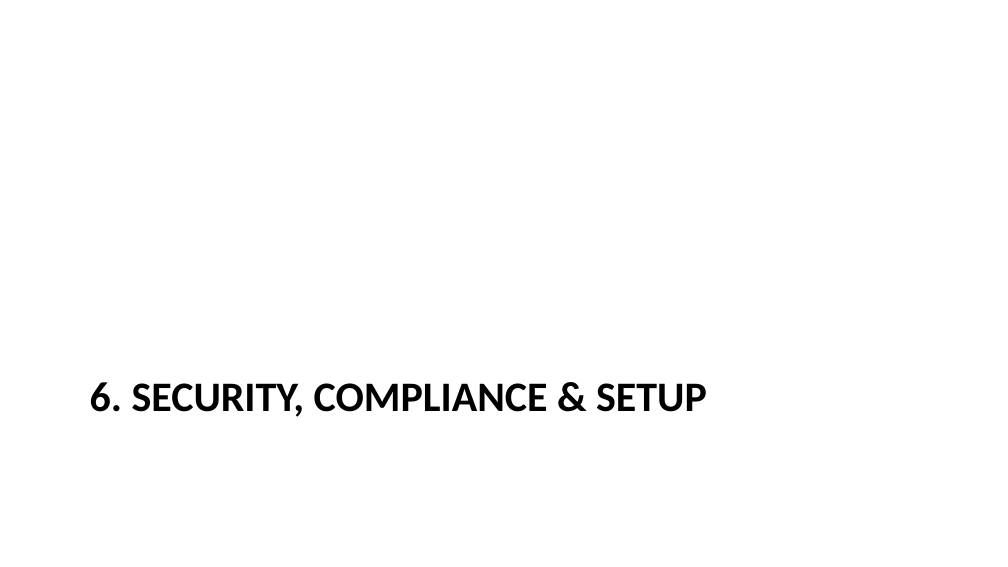
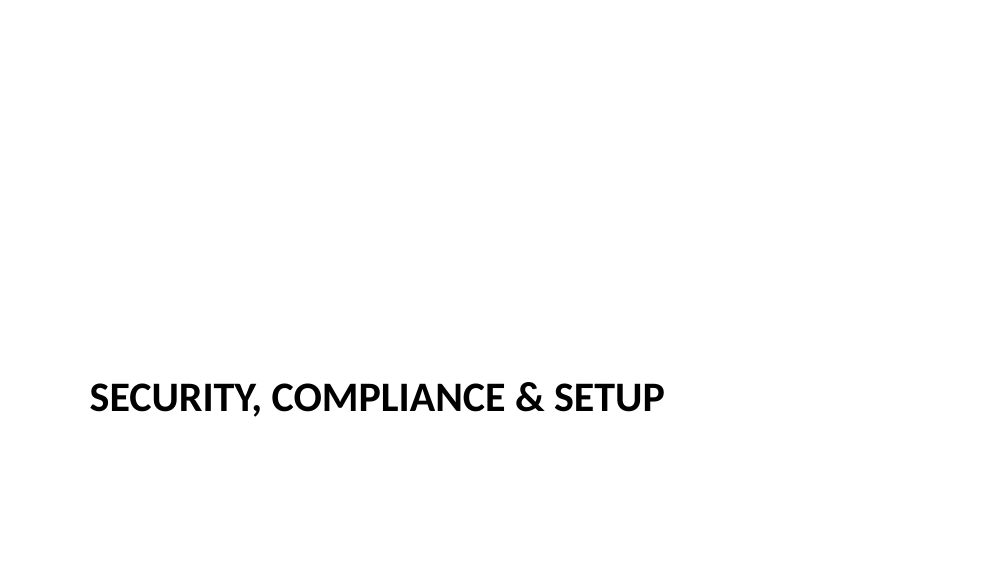
Before and after one commit to igor-kan/quarto-writing, a slide deck: slide 22 of posts/aurora_internal_ai_assistant_proposal_slides.pptx. Drawn at 1008x567 pixels with LibreOffice and Linux fonts; fonts in the diff are those of the drawing. Boxes give left, top, right and bottom in pixels: in the first picture for what was removed or moved away, otherwise in the second. Text is boxed around its words. In the diff, an @@ line names an element or a change of style, - is before the commit and + after.

```diff
--- a/posts/aurora_internal_ai_assistant_proposal_slides.pptx
+++ b/posts/aurora_internal_ai_assistant_proposal_slides.pptx
@@ title at [90, 383, 665, 417]: text changed @@
-6. SECURITY, COMPLIANCE & SETUP
+SECURITY, COMPLIANCE & SETUP
```
Also in this commit, not shown: 19 other slides changed, 3 other files.
